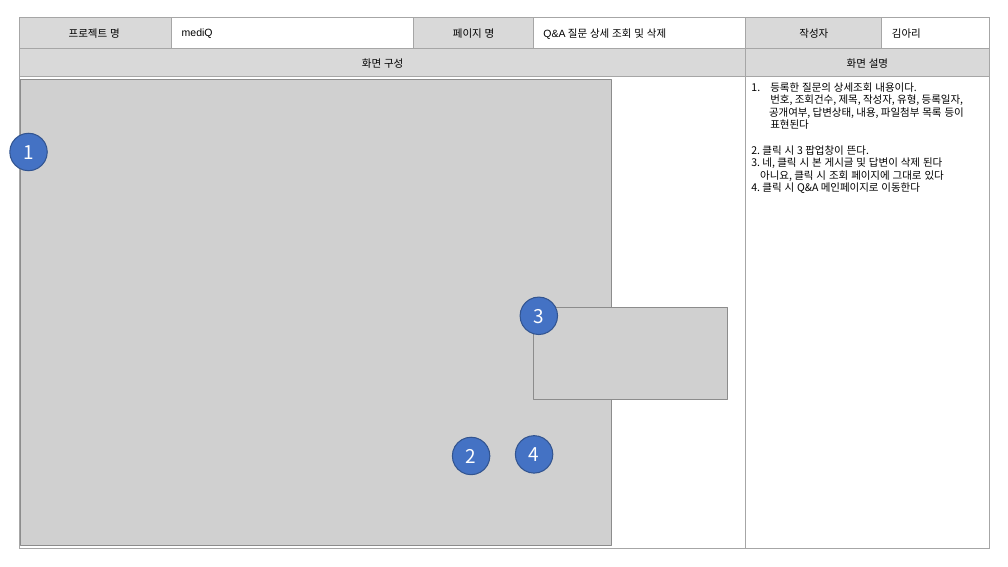
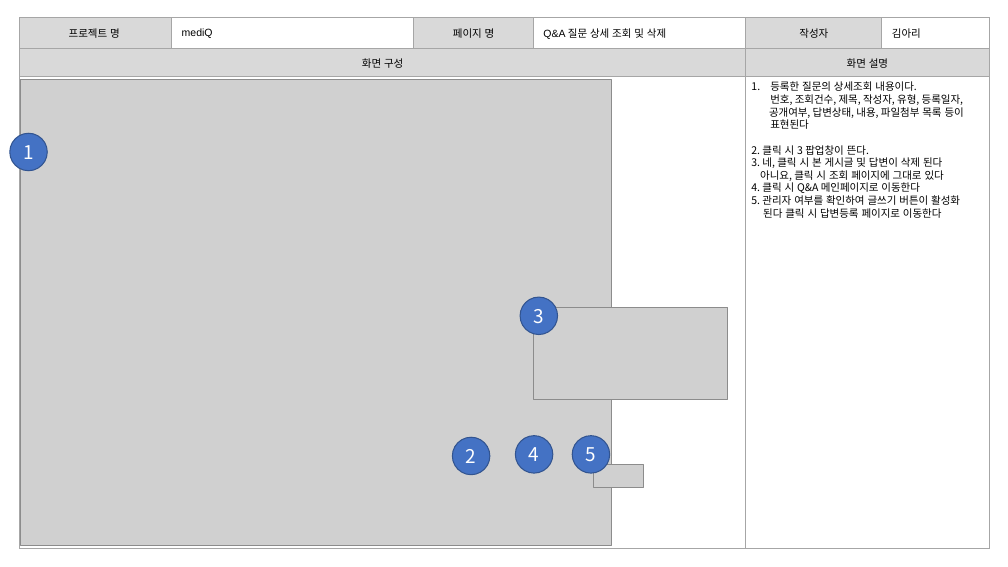
Before and after one commit to burnyst/mediQ, a slide deck: slide 32 of doc/0빅데이터분석프로젝트(공용)/[06] 스토리보드.pptx. Drawn at 1008x567 pixels with LibreOffice and Linux fonts; fonts in the diff are those of the drawing; grey boxes stand for pictures. Boxes give left, top, right and bottom in pixels: in the first picture for what was removed or moved away, otherwise in the second. Text is boxed around its words. In the diff, an @@ line names an element or a change of style, - is before the commit and + after.

```diff
--- a/doc/0빅데이터분석프로젝트(공용)/[06] 스토리보드.pptx
+++ b/doc/0빅데이터분석프로젝트(공용)/[06] 스토리보드.pptx
@@ text at (751, 195, 960, 218): paragraphs added @@
+5. 관리자 여부를 확인하여 글쓰기 버튼이 활성화
+된다 클릭 시 답변등록 페이지로 이동한다
@@ ellipse added at (572, 436, 610, 473), fill #4472C4, outline #325491 1 pt, 18 pt, text #FFFFFF @@
+5
@@ picture added at (594, 464, 644, 487) @@
```
Also in this commit, not shown: 1 other slide changed, 2 other files.
